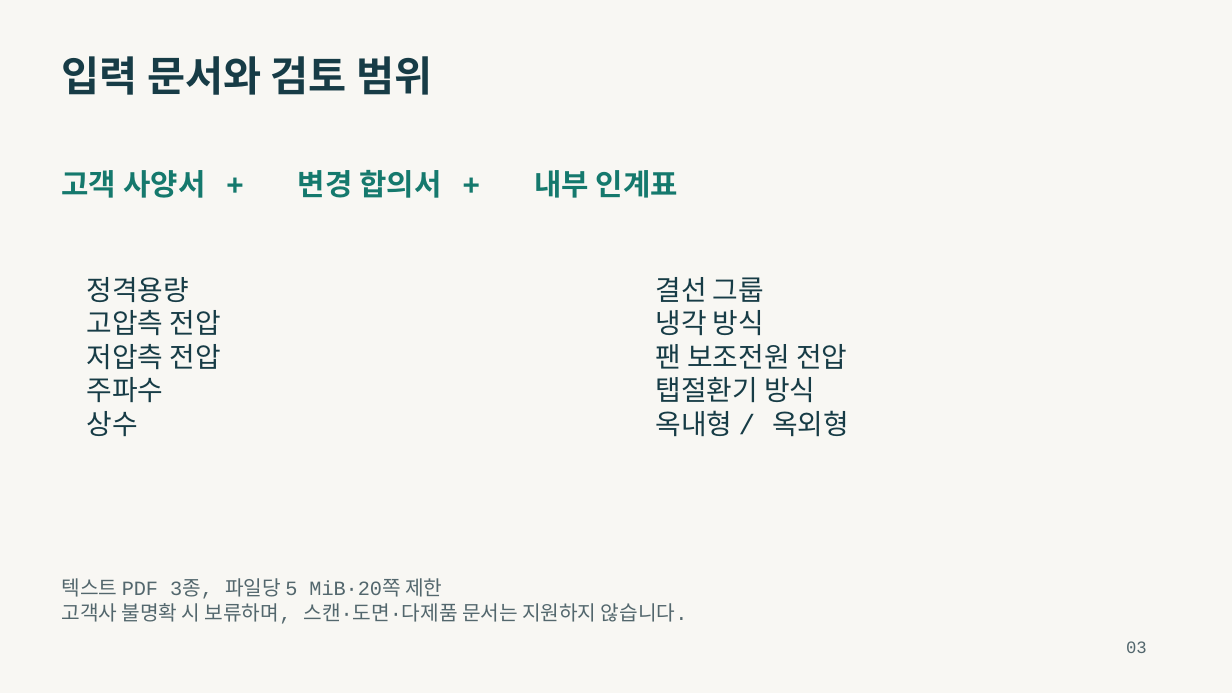
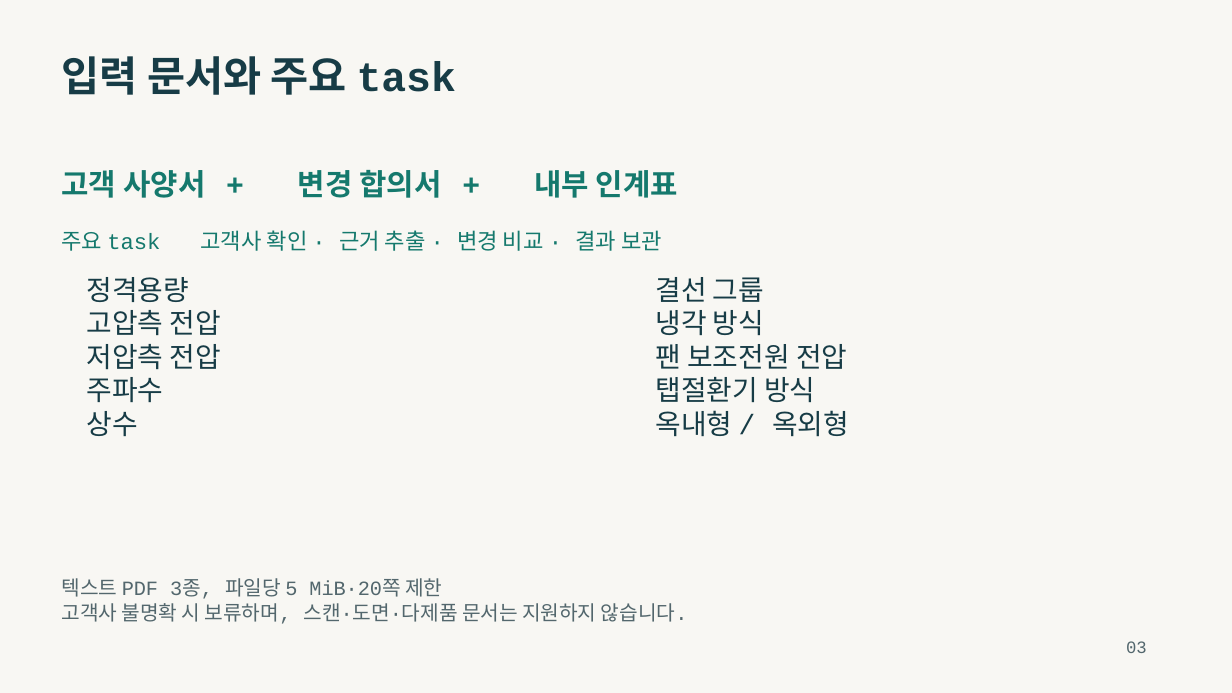
Before and after one commit to seogdo/transformer-spec-review, a slide deck: slide 3 of output/presentations/transformer-spec-review-presentation.pptx. Drawn at 1232x693 pixels with LibreOffice and Linux fonts; fonts in the diff are those of the drawing. Boxes give left, top, right and bottom in pixels: in the first picture for what was removed or moved away, otherwise in the second. Text is boxed around its words. In the diff, an @@ line names an element or a change of style, - is before the commit and + after.

```diff
--- a/output/presentations/transformer-spec-review-presentation.pptx
+++ b/output/presentations/transformer-spec-review-presentation.pptx
@@ text at (x1=62, y1=56, x2=456, y2=95): text changed @@
-입력 문서와 검토 범위
+입력 문서와 주요 task
@@ text added at (x1=62, y1=230, x2=662, y2=251), 17.2 pt, text #15796D @@
+주요 task 고객사 확인 · 근거 추출 · 변경 비교 · 결과 보관
```
Also in this commit, not shown: 14 other slides changed, 2 slides added, 8 other files.
